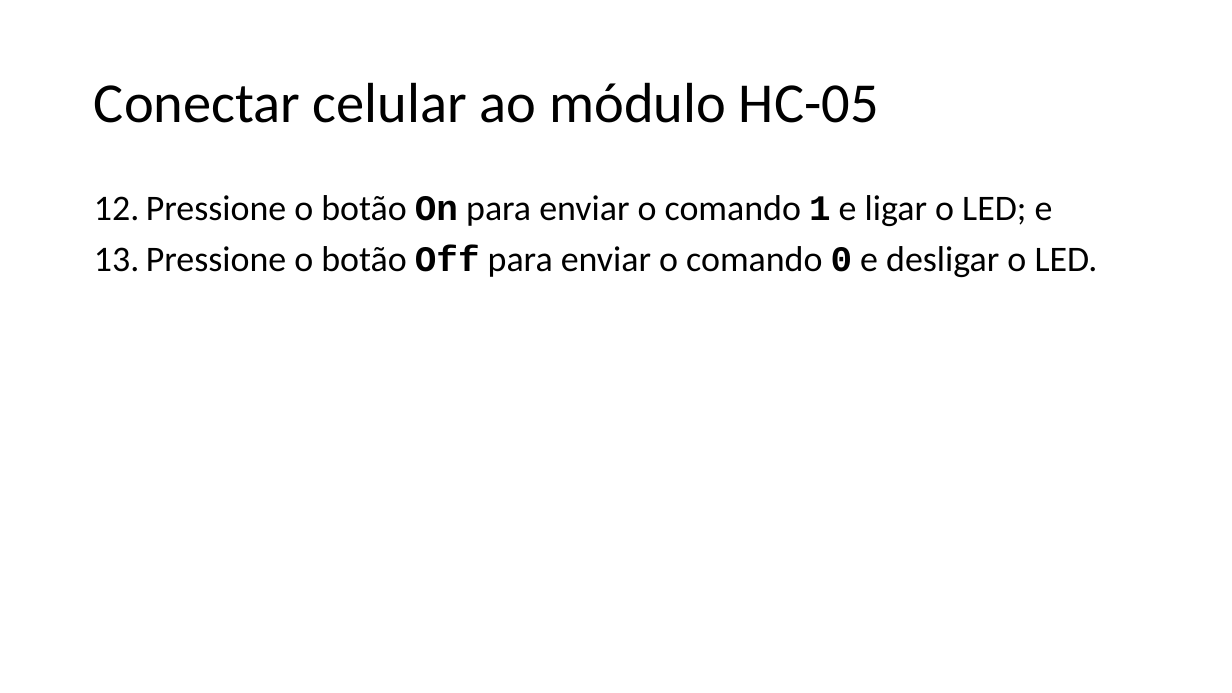
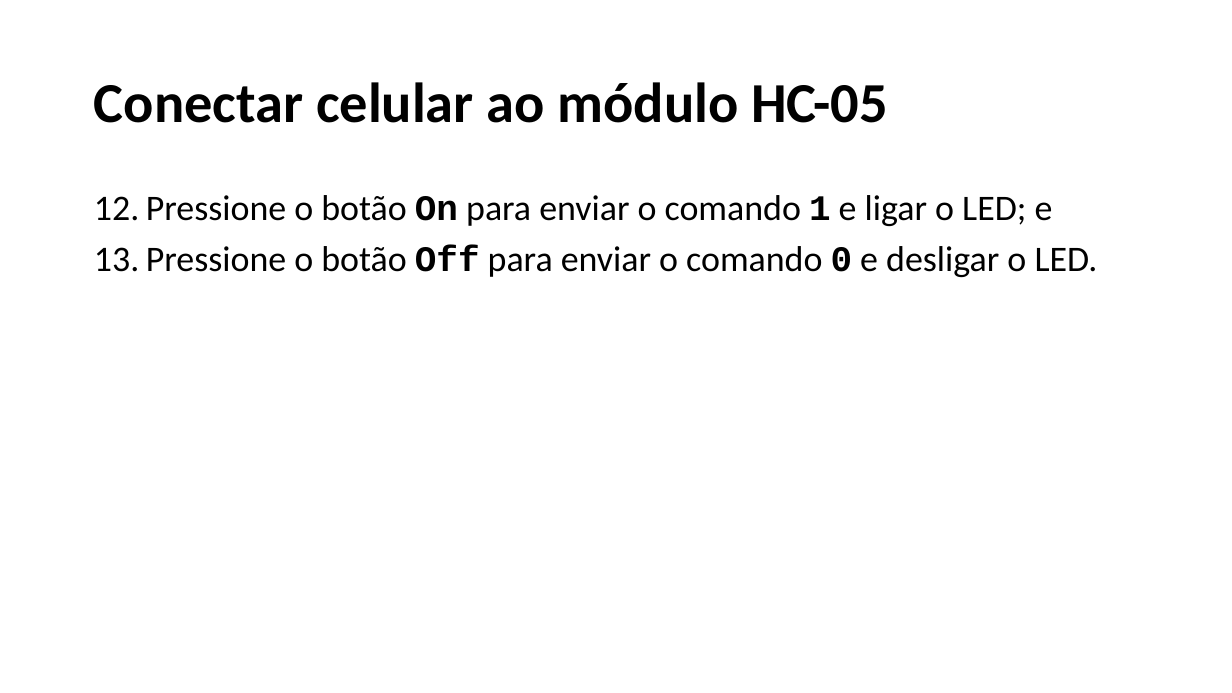
Before and after one commit to salmo-jr/public-slides, a slide deck: slide 30 of arduino-bluetooth.pptx. Drawn at 1232x693 pixels with LibreOffice and Linux fonts; fonts in the diff are those of the drawing. Boxes give left, top, right and bottom in pixels: in the first picture for what was removed or moved away, otherwise in the second. Text is boxed around its words. In the diff, an @@ line names an element or a change of style, - is before the commit and + after.

```diff
--- a/arduino-bluetooth.pptx
+++ b/arduino-bluetooth.pptx
@@ title "Conectar celular ao módulo HC-05" at bbox=[94, 82, 888, 123]: bold on @@
```
Also in this commit, not shown: 50 other slides changed, 1 slide added, 1 slide removed.
